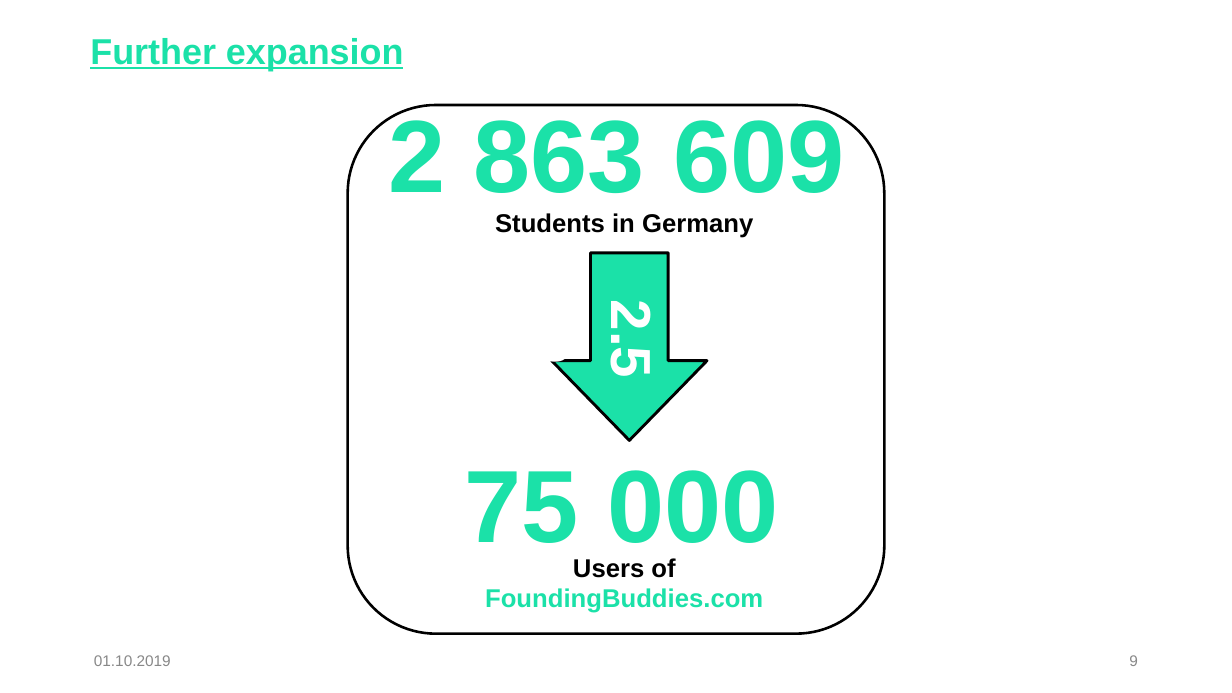
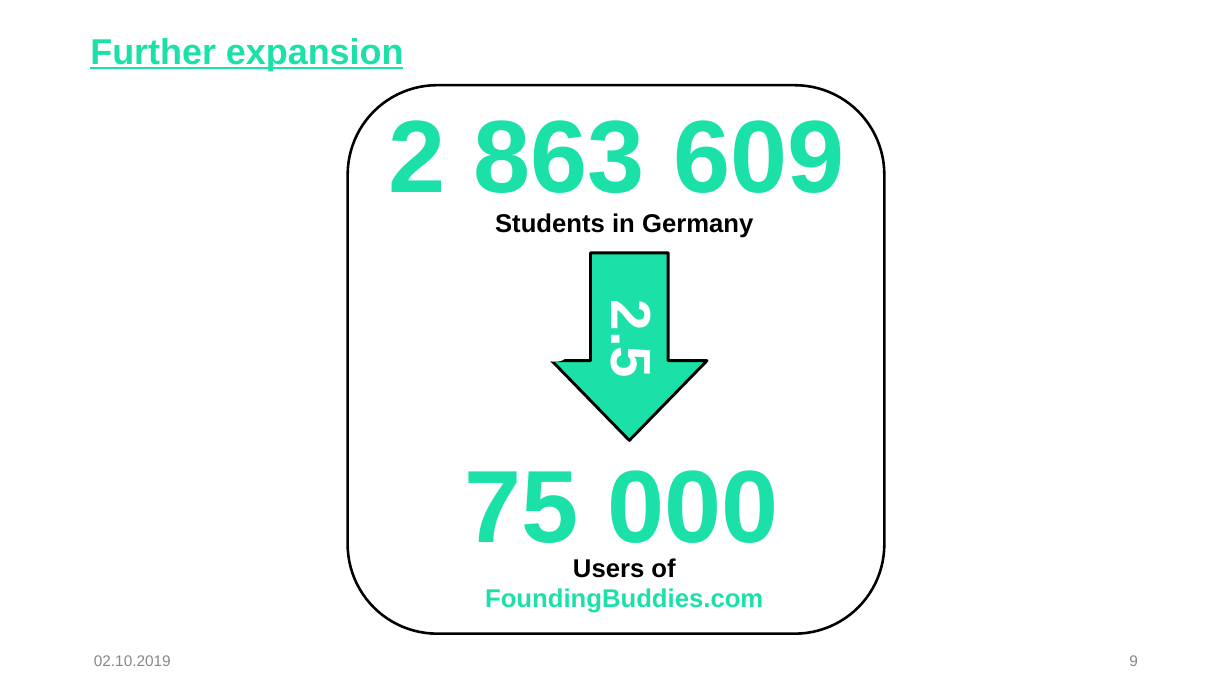
Before and after one commit to TonyChopper9/FoundingBuddies, a slide deck: slide 9 of FoundingBuddies/FoundingBuddies_Pitch.pptx. Drawn at 1232x693 pixels with LibreOffice and Linux fonts; fonts in the diff are those of the drawing. Boxes give left, top, right and bottom in pixels: in the first picture for what was removed or moved away, otherwise in the second. Text is boxed around its words. In the diff, an @@ line names an element or a change of style, - is before the commit and + after.

```diff
--- a/FoundingBuddies/FoundingBuddies_Pitch.pptx
+++ b/FoundingBuddies/FoundingBuddies_Pitch.pptx
@@ rounded rectangle: place and size @@
-rounded rectangle at (348,105,884,634)
+rounded rectangle at (348,85,884,634)
@@ text at (94,655,171,666): text changed @@
-01.10.2019
+02.10.2019
```
Also in this commit, not shown: 1 other slide changed, 1 other file.
